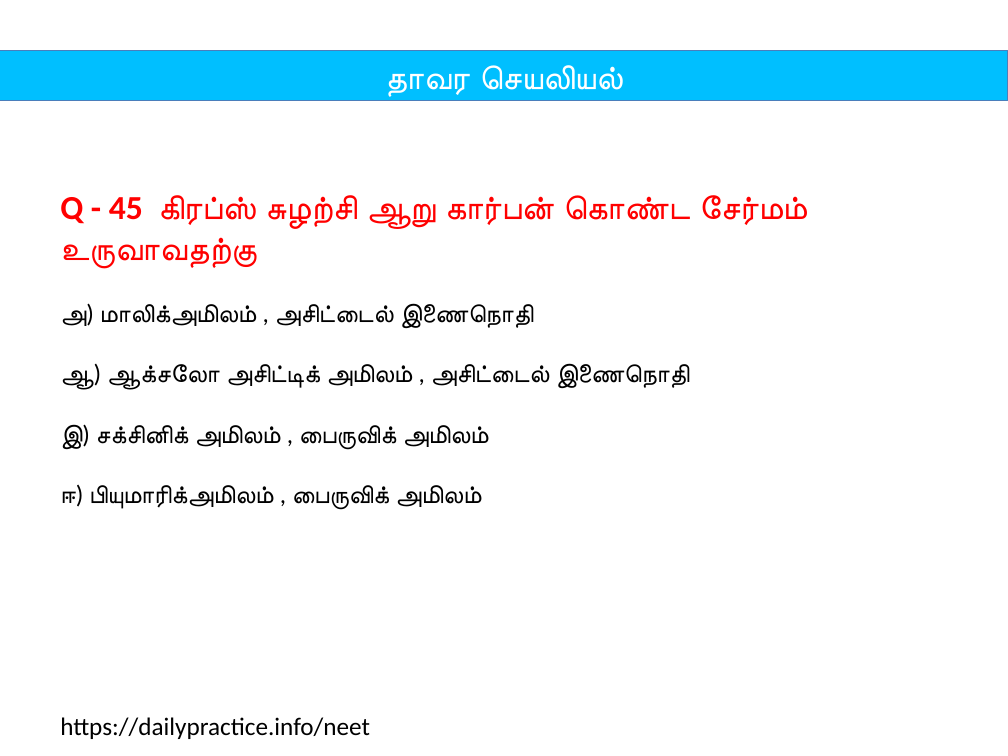
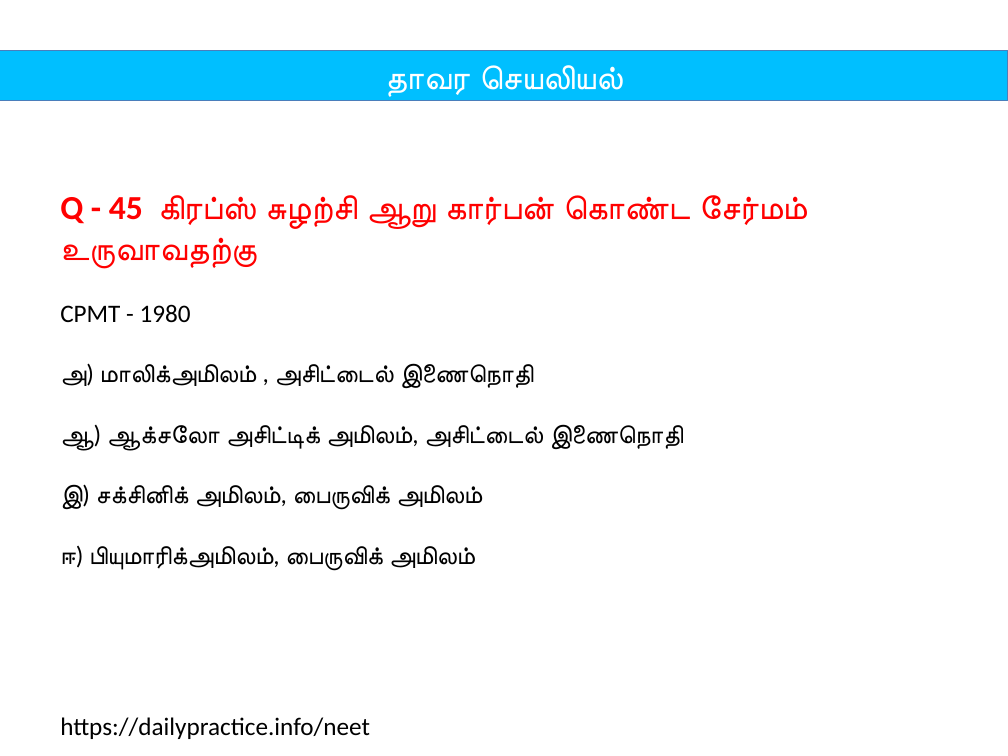
Before and after one commit to tvmani/tvmani.github.io, a slide deck: slide 90 of tamil_biology/unit_05_plant_physiology.pptx (slide 88 before the commit). Drawn at 1008x756 pixels with LibreOffice and Linux fonts; fonts in the diff are those of the drawing. Boxes give left, top, right and bottom in pixels: in the first picture for what was removed or moved away, otherwise in the second. Text is boxed around its words. In the diff, an @@ line names an element or a change of style, - is before the commit and + after.

```diff
--- a/tamil_biology/unit_05_plant_physiology.pptx
+++ b/tamil_biology/unit_05_plant_physiology.pptx
@@ text at (60, 304, 191, 323): paragraph added @@
+CPMT - 1980
@@ text at (60, 424, 684, 571): spaces changed @@
-ஆ) ஆக்சலோ அசிட்டிக் அமிலம் , அசிட்டைல் இணைநொதி
-இ) சக்சினிக் அமிலம் , பைருவிக் அமிலம்
-ஈ) பியுமாரிக்அமிலம் , பைருவிக் அமிலம்
+ஆ) ஆக்சலோ அசிட்டிக் அமிலம், அசிட்டைல் இணைநொதி
+இ) சக்சினிக் அமிலம், பைருவிக் அமிலம்
+ஈ) பியுமாரிக்அமிலம், பைருவிக் அமிலம்
```
Also in this commit, not shown: 123 other slides changed, 2 slides added, 7 other files.
